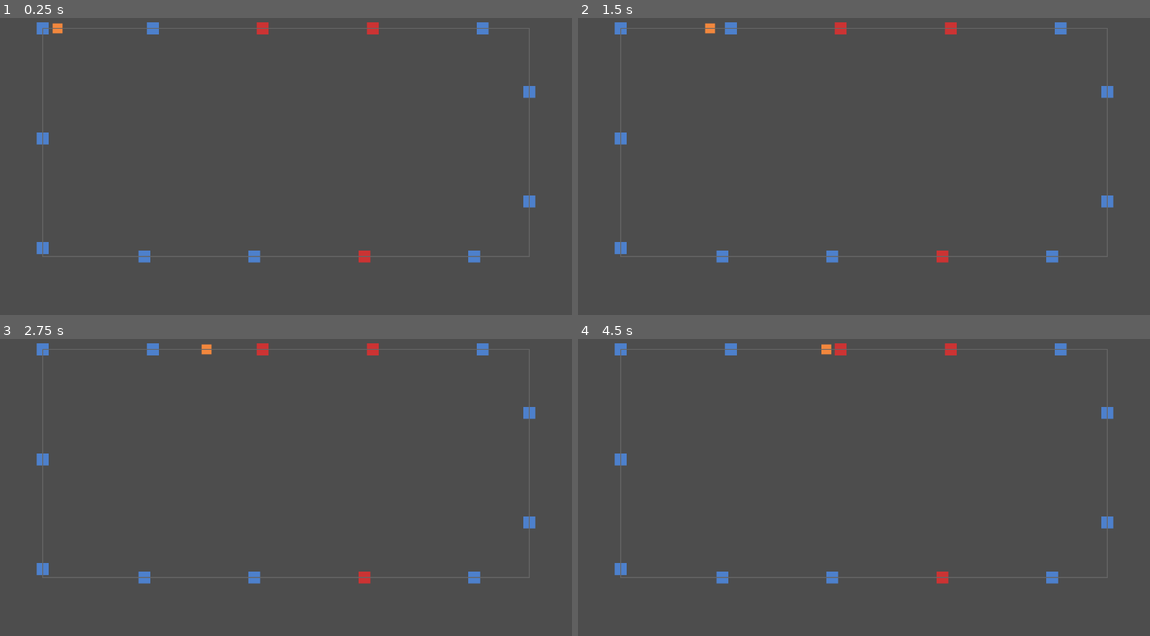
Above: before the commit, frames 1-4 (two rows, left to right).
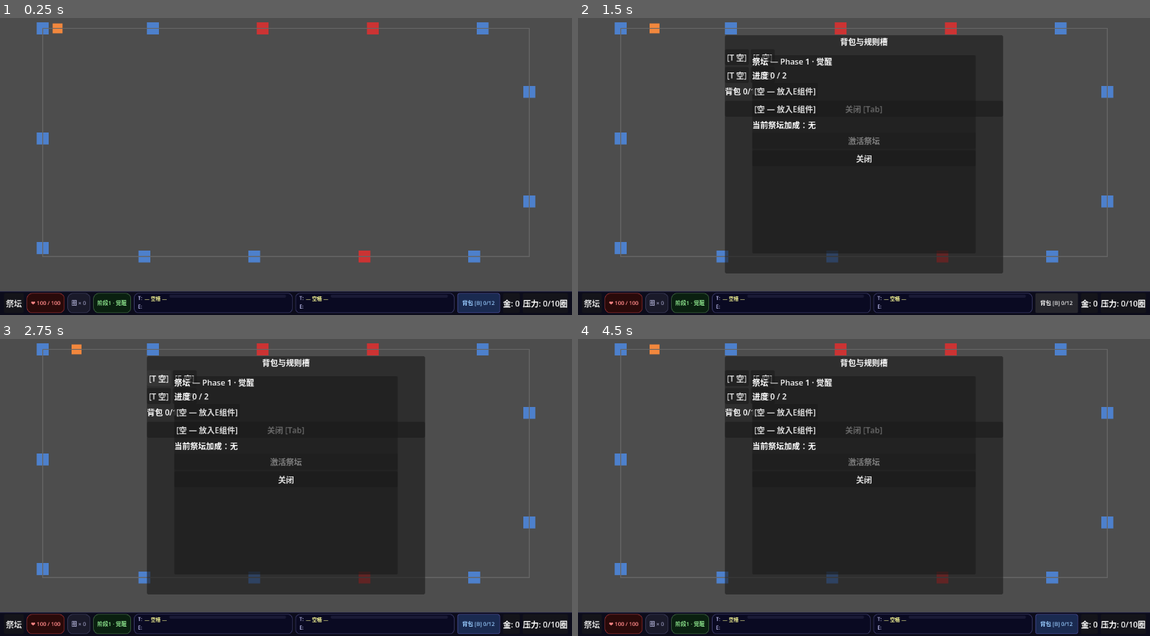
Above: after the commit, the same moments.

Repository: 595145489/attribute-loop
Game: Godot game, scene res://scenes/main.tscn
Same seed, same stepped clock (60 frames per second), same inputs: the game is played once before the commit and once after it.
Inputs (mouse positions are in pixels of both pictures, inside the frame that each line leads up to):
- Up to frame 1 (0.25 s): no input
- Up to frame 2 (1.5 s): click (589, 303) at 0.5 s, where only the run after the commit has a clickable "祭坛"; click (1058, 303) at 1.25 s, where only the run after the commit has a clickable "背包 [B] 0/12"
- Up to frame 3 (2.75 s): click (160, 377) at 2 s, where only the run after the commit has a clickable "[T 空]"
- Up to frame 4 (4.5 s): click (761, 377) at 2.75 s, where only the run after the commit has a clickable "[E 空]"; click (738, 395) at 3.5 s, where only the run after the commit has a clickable "[T 空]"; click (761, 395) at 4.25 s, where only the run after the commit has a clickable "[E 空]"

The runs differ from the first frame. In frame 1, 7.9% of the frame differs, in the area x 0-100%, y 92-100%; in frame 2, 47%; in frame 3, 46%; in frame 4, 47%, in the area x 0-100%, y 1-100%.
Error before the commit: Attempt to call function 'setup' in base 'null instance' on a null instance. (res://src/Main.gd:27)

Commit message:
fix: restore missing '[' at line 1 of hud.tscn — lost during BOM removal

Diff:
--- a/scenes/ui/hud.tscn
+++ b/scenes/ui/hud.tscn
@@ -1,4 +1,4 @@
-gd_scene format=3 uid="uid://c6x1nyk4wvrgq"]
+[gd_scene format=3 uid="uid://c6x1nyk4wvrgq"]
 
 [ext_resource type="Script" uid="uid://tkq53wp5xvx5" path="res://src/ui/HUD.gd" id="1_hud"]
 
